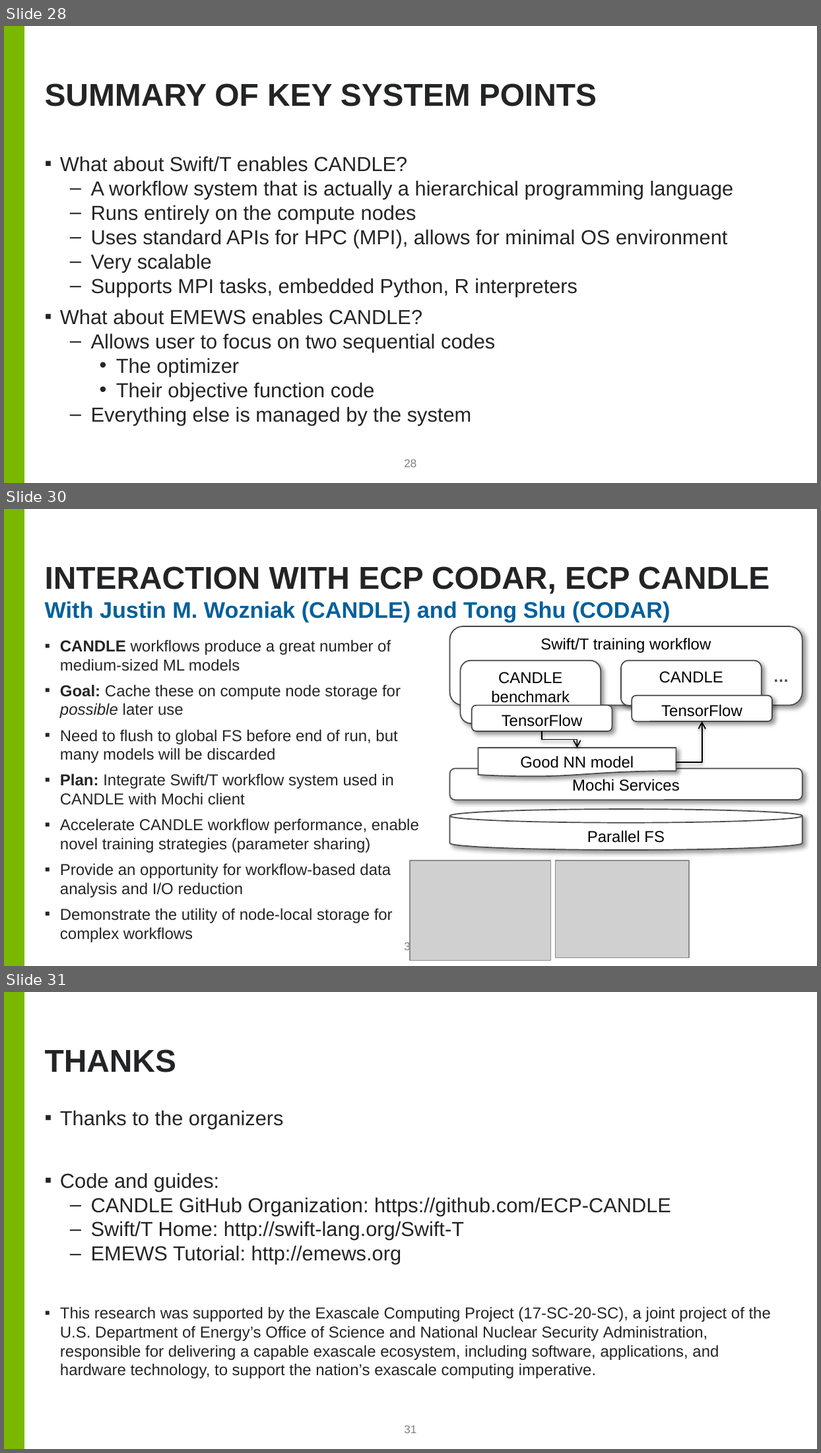
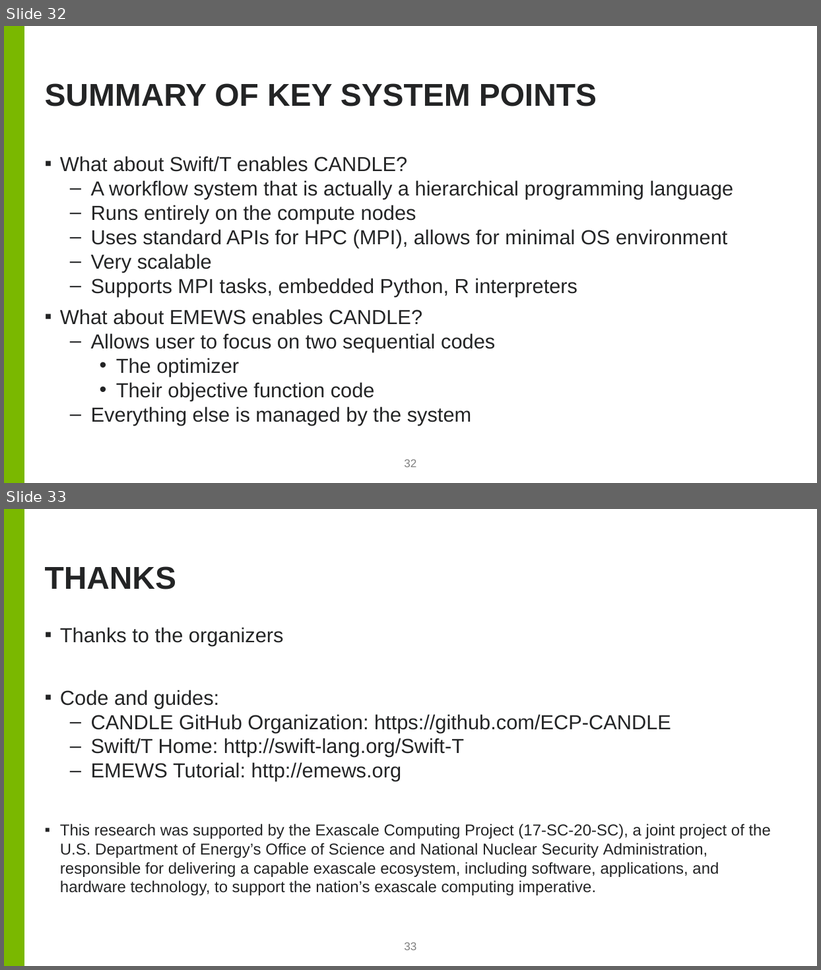
Before and after one commit to ECP-CANDLE/Tutorials, a slide deck: 2019/ECP/06.HPO/hpo.pptx. Shown one above the other, each under a label of ours: slides 28, 30 and 31 before the commit, slides 32 and 33 after it; the slides between them are not shown. The pictures are 821x1453 and 821x970 pixels, drawn with LibreOffice and Linux fonts; fonts in the diff are those of the drawing; grey boxes stand for pictures; background and template pictures are left out. Boxes give left, top, right and bottom in pixels: in the first picture for what was removed or moved away, otherwise in the second. Text is boxed around its words. In the diff, an @@ line names an element or a change of style, - is before the commit and + after.

```diff
--- a/2019/ECP/06.HPO/hpo.pptx
+++ b/2019/ECP/06.HPO/hpo.pptx
@@ slide 30 removed at [4,509,817,966], background #FFFFFF; not listed: 1 template element that a slide beside it also shows @@
@@ title removed at [45,566,770,594] @@
-INTERACTION WITH ECP CODAR, ECP CANDLE
@@ text removed at [45,601,670,623] @@
-With Justin M. Wozniak (CANDLE) and Tong Shu (CODAR)
@@ rounded rectangle removed at [450,626,803,705] @@
-Swift/T training workflow
@@ text removed at [60,640,419,943] @@
-▪ CANDLE workflows produce a great number of medium-sized ML models
-▪ Goal: Cache these on compute node storage for possible later use
-▪ Need to flush to global FS before end of run, but many models will be discarded
-▪ Plan: Integrate Swift/T workflow system used in CANDLE with Mochi client
-▪ Accelerate CANDLE workflow performance, enable novel training strategies (parameter sharing)
-▪ Provide an opportunity for workflow-based data analysis and I/O reduction
-▪ Demonstrate the utility of node-local storage for complex workflows
@@ rounded rectangle removed at [460,660,601,723] @@
-CANDLE
-benchmark
@@ rounded rectangle removed at [621,660,762,705] @@
-CANDLE
@@ text removed at [765,662,797,690] @@
-…
@@ rectangle removed at [770,671,796,685] @@
@@ rounded rectangle removed at [471,706,613,732] @@
-TensorFlow
@@ rounded rectangle removed at [632,696,772,722] @@
-TensorFlow
@@ elbow arrow removed from (677, 762) to (702, 722) @@
@@ elbow arrow removed from (543, 732) to (578, 748) @@
@@ flow chart document removed at [478,748,676,778] @@
-Good NN model
@@ rounded rectangle removed at [450,768,803,800] @@
-Mochi Services
@@ cylinder removed at [450,809,803,850] @@
-Parallel FS
@@ picture removed at [410,861,550,961] @@
@@ picture removed at [555,861,688,958] @@
@@ page number removed at [404,941,416,953] @@
-30
@@ what was slide 28 is now slide 32 @@
@@ page number at [404,460,416,468]: text changed @@
-28
+32
@@ what was slide 31 is now slide 33 @@
@@ page number at [404,943,416,951]: text changed @@
-31
+33
```
Also in this commit, not shown: 5 slides changed, 5 slides added, 2 other slides removed.
